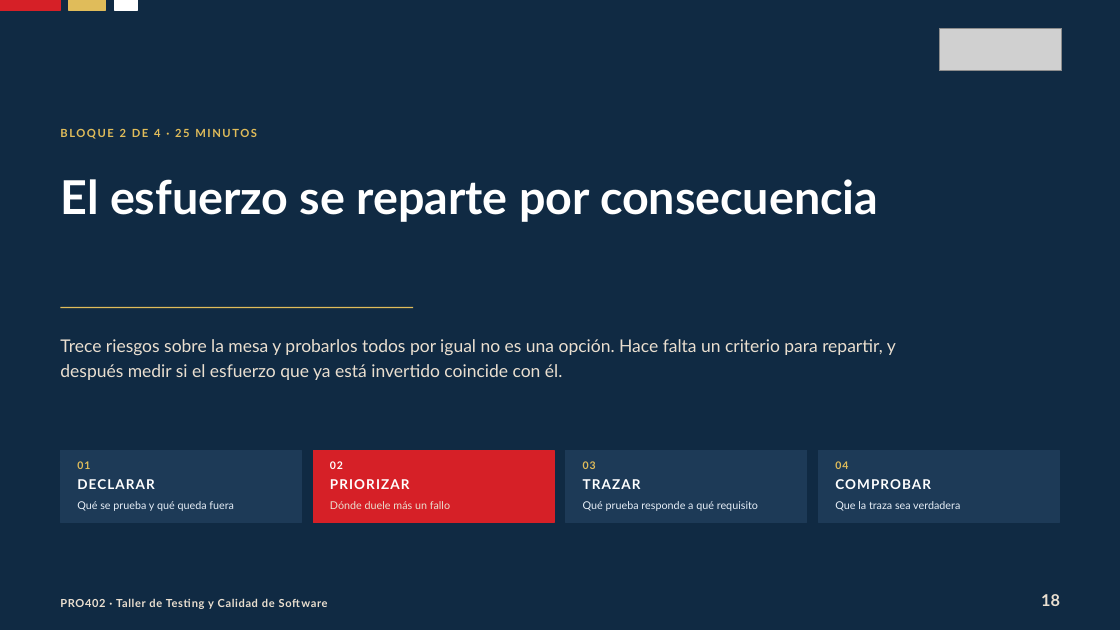
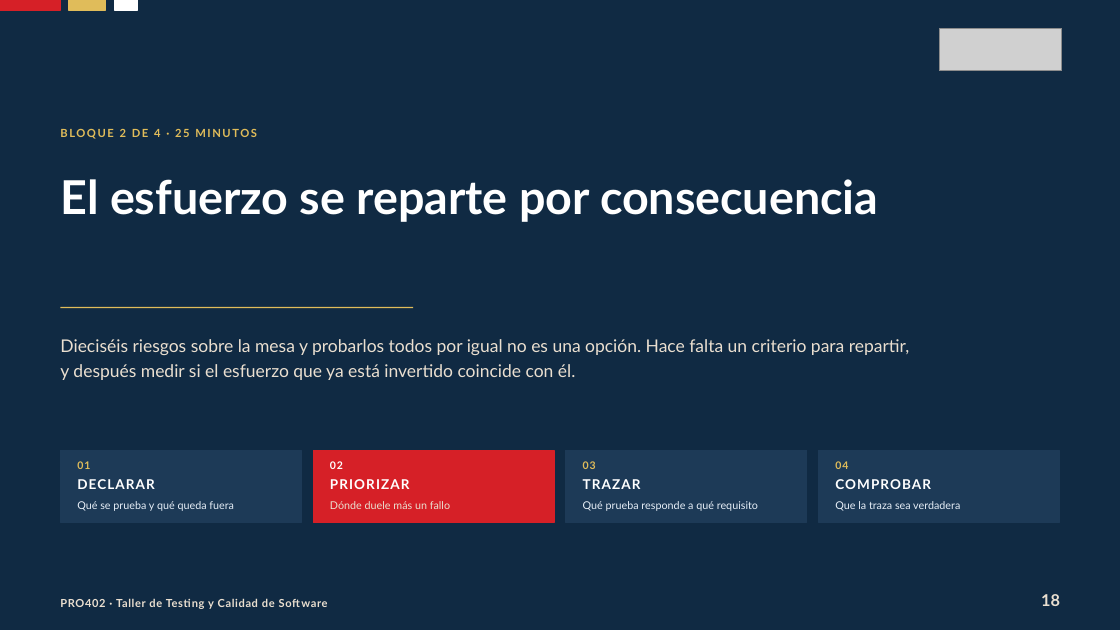
Before and after one commit to Dieg0Code/pro402-taller-de-testing-2026, a slide deck: slide 18 of clases/semana-05/02/ppt/Clase-14-Que-Se-Decidio-Probar.pptx. Drawn at 1120x630 pixels with LibreOffice and Linux fonts; fonts in the diff are those of the drawing; grey boxes stand for pictures. Boxes give left, top, right and bottom in pixels: in the first picture for what was removed or moved away, otherwise in the second. Text is boxed around its words. In the diff, an @@ line names an element or a change of style, - is before the commit and + after.

```diff
--- a/clases/semana-05/02/ppt/Clase-14-Que-Se-Decidio-Probar.pptx
+++ b/clases/semana-05/02/ppt/Clase-14-Que-Se-Decidio-Probar.pptx
@@ text at (60,339,909,380): text changed @@
-Trece riesgos sobre la mesa y probarlos todos por igual no es una opción. Hace falta un criterio para repartir, y después medir si el esfuerzo que ya está invertido coincide con él.
+Dieciséis riesgos sobre la mesa y probarlos todos por igual no es una opción. Hace falta un criterio para repartir, y después medir si el esfuerzo que ya está invertido coincide con él.
```
Also in this commit, not shown: 23 other slides changed, 2 other files.
